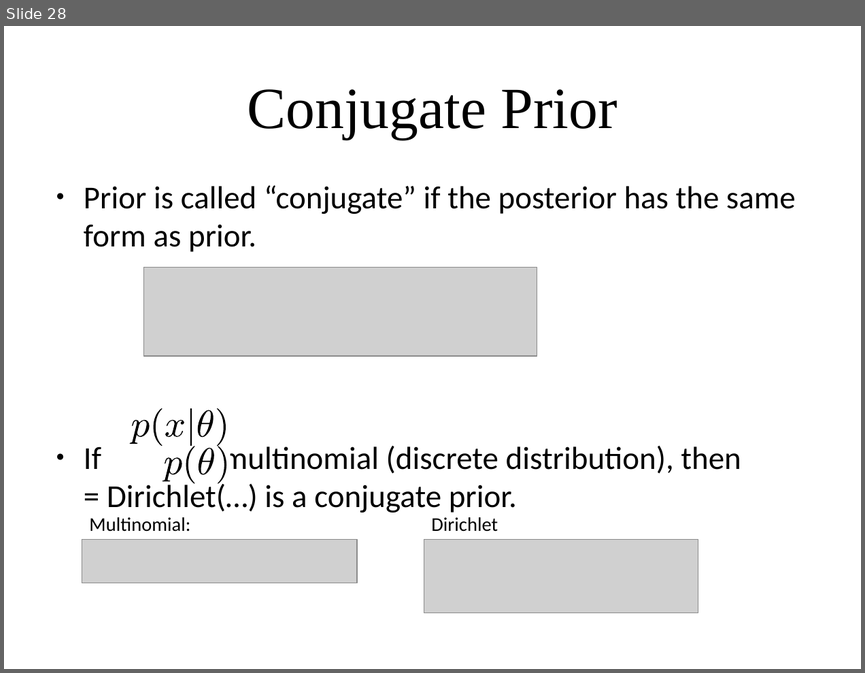
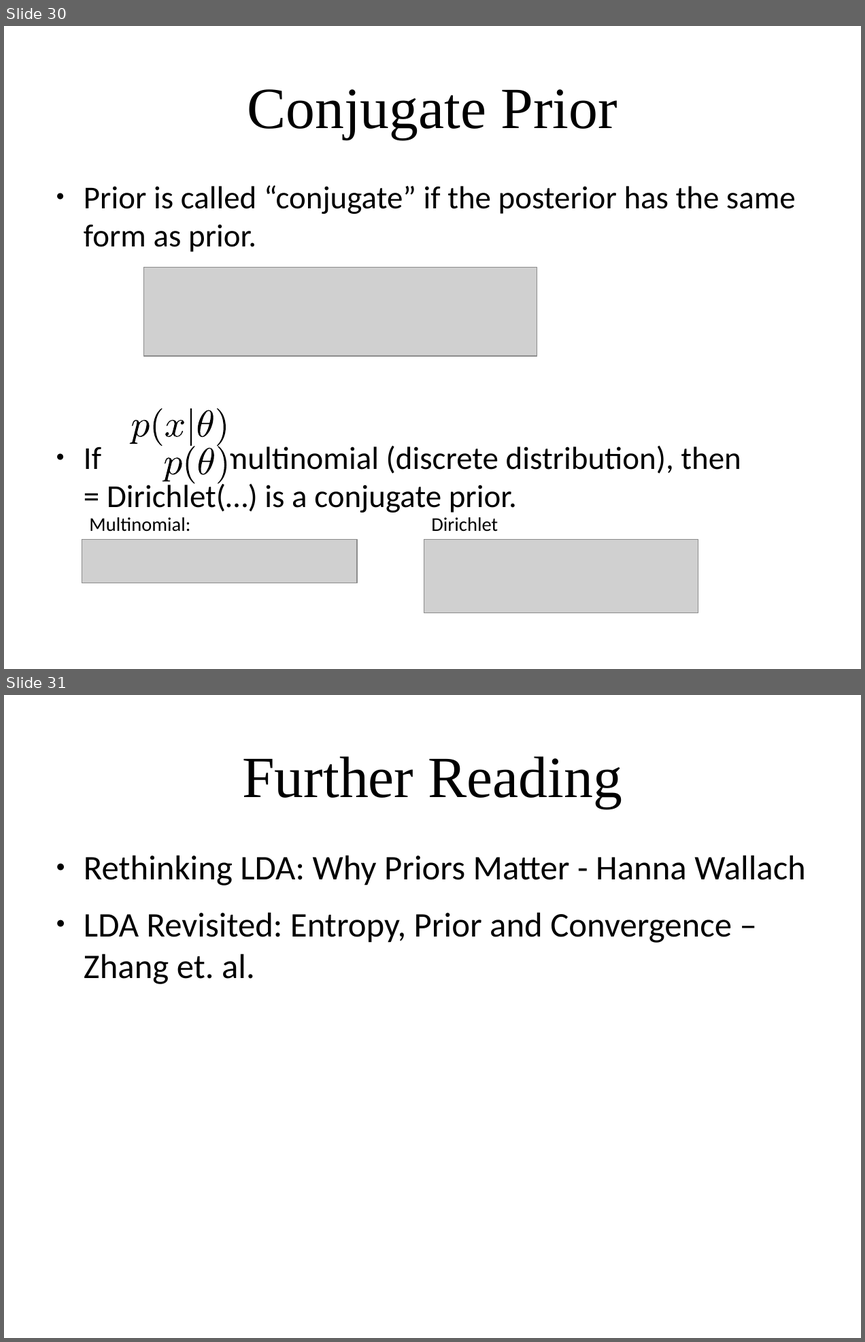
Before and after one commit to amueller/applied_ml_spring_2017, a slide deck: slides/aml-20-040517.odp. Shown one above the other, each under a label of ours: slide 28 before the commit, slides 30 and 31 after it. The pictures are 865x673 and 865x1342 pixels, drawn with LibreOffice and Linux fonts; fonts in the diff are those of the drawing; grey boxes stand for pictures. Boxes give left, top, right and bottom in pixels: in the first picture for what was removed or moved away, otherwise in the second. Text is boxed around its words. In the diff, an @@ line names an element or a change of style, - is before the commit and + after.

```diff
--- a/slides/aml-20-040517.odp
+++ b/slides/aml-20-040517.odp
@@ slide 31 added at (4, 695, 861, 1338), background #FFFFFF @@
@@ title added at (242, 756, 622, 808), 54 pt, text #000000 @@
+Further Reading
@@ text added at (84, 855, 806, 984), 32 pt, text #000000 @@
+● Rethinking LDA: Why Priors Matter - Hanna Wallach
+● LDA Revisited: Entropy, Prior and Convergence – Zhang et. al.
@@ what was slide 28 is now slide 30 @@
```
Also in this commit, not shown: 2 slides changed, 5 other slides added, 2 other files.
